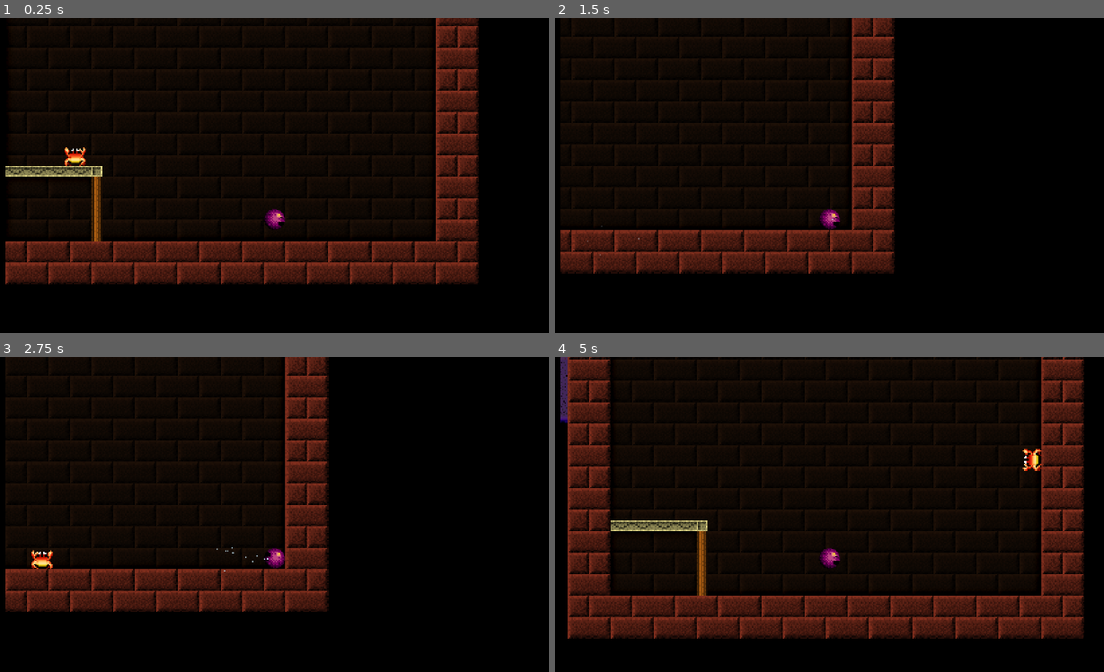
Above: before the commit, frames 1-4 (two rows, left to right).
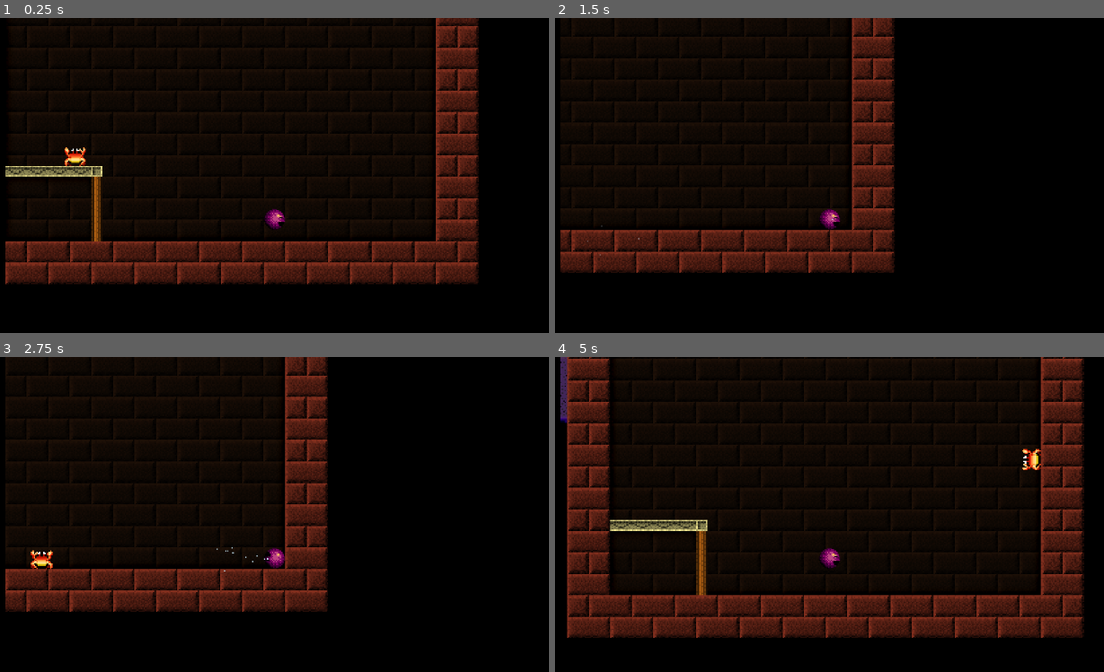
Above: after the commit, the same moments.

Repository: paulguy/Not-Uncrusty-Platformer
Game: Godot game, scene res://game.tscn
The game is run twice, just before and just after one commit, with the same random seed, the same clock (stepped at 60 frames per second) and the same inputs.
Inputs (mouse positions are in pixels of both pictures, inside the frame that each line leads up to):
- Up to frame 1 (0.25 s): no input
- Up to frame 2 (1.5 s): move the mouse to (988, 200) at 0.52 s; hold D (move_right) 0.53-1.28 s; click (988, 200) at 0.67 s; tap Space (jump) at 0.77 s; move the mouse to (686, 238) at 1.27 s; hold A (move_left) from 1.28 s (still down)
- Up to frame 3 (2.75 s): tap Space (jump) at 1.52 s; move the mouse to (345, 470) at 2.02 s; release A (move_left) at 2.03 s; hold D (move_right) from 2.03 s (still down)
- Up to frame 4 (5 s): move the mouse to (791, 640) at 2.77 s; click (791, 640) at 2.92 s; tap Space (jump) at 3.02, 3.77, 4.52 s; move the mouse to (1043, 618) at 3.52 s; release D (move_right) at 3.53 s; hold A (move_left) from 3.53 s (still down); move the mouse to (615, 498) at 4.27 s

The runs differ from the first frame. In frame 1, less than 0.1% of the frame differs, in the area x 48-52%, y 60-67%; in frame 2, 0.4%; in frame 3, 0.9%; in frame 4, 2.4%, in the area x 0-97%, y 0-90%.

Commit message:
Make player fit through holes.
Maybe a better way, but just make the player slightly smaller.

Diff:
--- a/player.tscn
+++ b/player.tscn
@@ -12,7 +12,7 @@
 region = Rect2(0, 0, 16, 16)
 
 [sub_resource type="CircleShape2D" id="CircleShape2D_lvb43"]
-radius = 8.0
+radius = 7.8
 
 [sub_resource type="Gradient" id="Gradient_rgpqy"]
 colors = PackedColorArray(0.677567, 0.677567, 0.677567, 1, 1, 1, 1, 1)
@@ -61,10 +61,10 @@
 
 [node name="Player Sprite" type="Sprite2D" parent="."]
 material = SubResource("ShaderMaterial_3bwnh")
+scale = Vector2(0.975, 0.975)
 texture = SubResource("AtlasTexture_egcxy")
 
 [node name="Player Main Collision" type="CollisionShape2D" parent="."]
-visible = false
 shape = SubResource("CircleShape2D_lvb43")
 
 [node name="Player Camera" type="Camera2D" parent="."]
